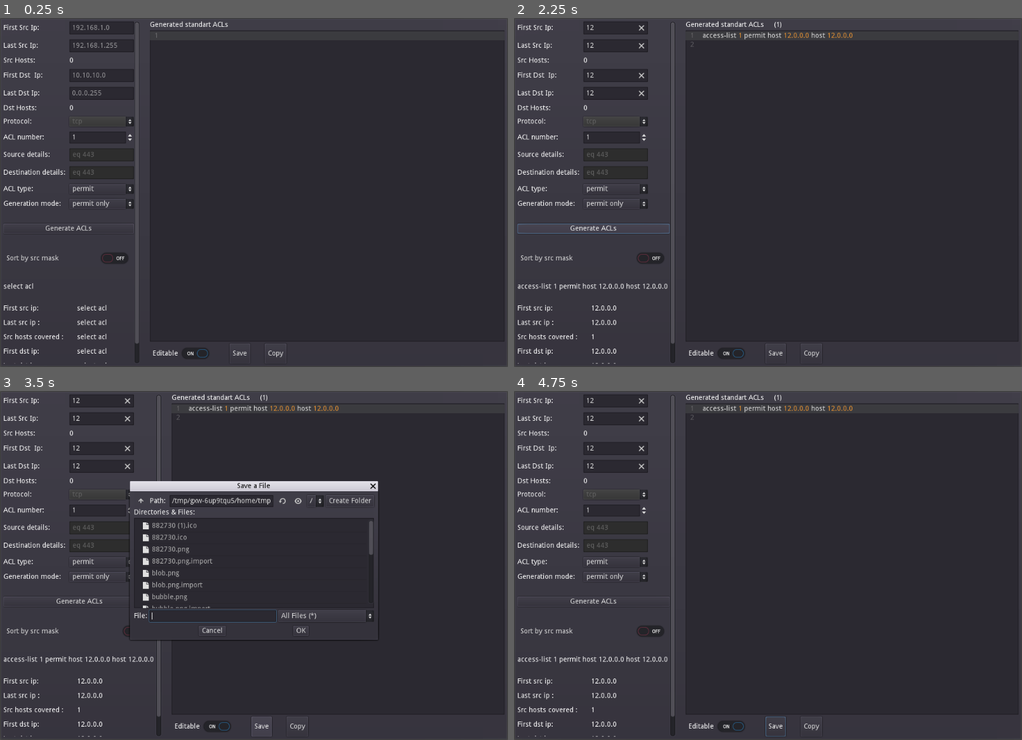
Above: before the commit, frames 1-4 (two rows, left to right).
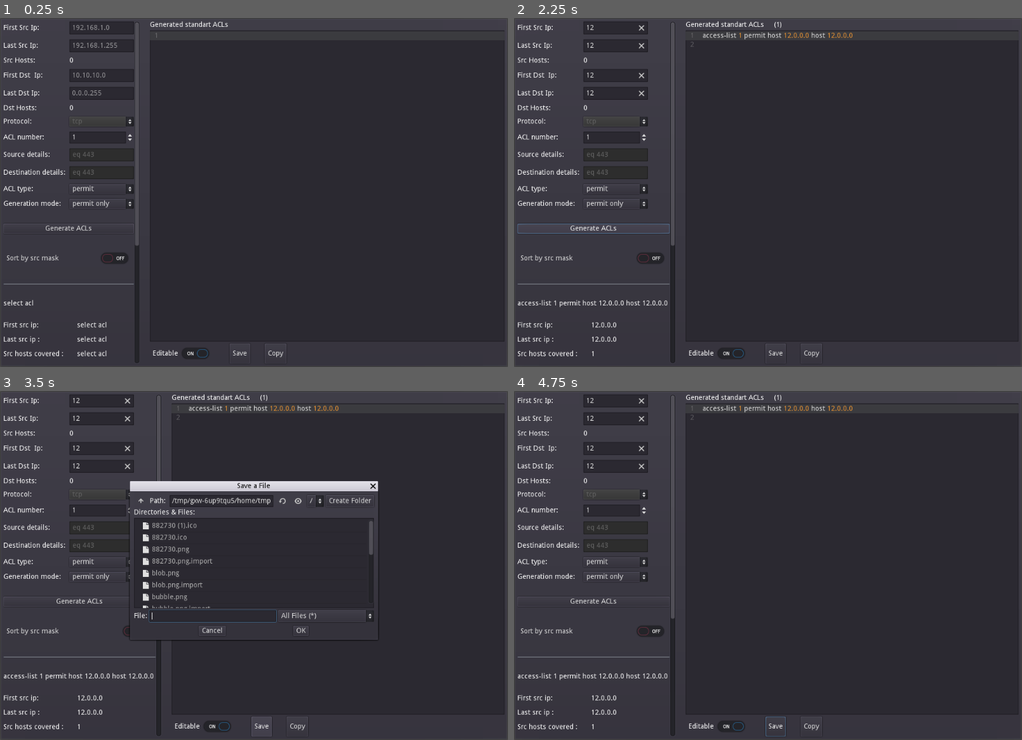
Above: after the commit, the same moments.

Repository: DetrembleurArthur/Acls-Maker
Game: Godot game, scene res://gui.tscn
Two runs of this game, one before a commit and one after it. Both use one fixed random seed, a clock stepped at 60 frames per second and the inputs below.
Inputs (mouse positions are in pixels of both pictures, inside the frame that each line leads up to):
- Up to frame 1 (0.25 s): no input
- Up to frame 2 (2.25 s): click (615, 28) at 0.52 s; type "12" at 0.6 s; click (615, 45) at 0.75 s; type "12" at 0.83 s; click (615, 73) at 0.98 s; type "12" at 1.07 s; click (615, 94) at 1.27 s; type "12" at 1.35 s; click (839, 185) at 1.5 s; type "Alex" at 1.58 s; click "Generate ACLs" at 2 s
- Up to frame 3 (3.5 s): click "Save" at 2.75 s
- Up to frame 4 (4.75 s): click "OK" at 3.5 s; click "OK" at 4.25 s

The runs differ from the first frame. In frame 1, 1.0% of the frame differs, in the area x 0-28%, y 65-100%; in frame 2, 1.2%, in the area x 0-32%, y 65-100%; in frame 3, 1.1%; in frame 4, 1.2%.

Commit message:
test acl feature

Diff:
--- a/gui.gd
+++ b/gui.gd
@@ -25,8 +25,8 @@
 	update_src_hosts_number()
 	update_dst_hosts_number()
 
-func get_value(var ip : String):
-	var value = 0
+func get_value(var ip : String) -> int:
+	var value := 0
 	var i = 0
 	var split = ip.rsplit(".", false, 4)
 	for s in split:
@@ -284,3 +284,47 @@
 		first_dst_details.text = dst['ip-str']
 		last_dst_details.text = to_str_ip(dst['ip-value'] + dst['mask-value'])
 		destination_hosts.text = String(dst['mask-value'] + 1) if dst['ip-value'] != 0 else "all"
+
+
+
+func test_current_acls(var src_ip : String, var dst_ip : String):
+	var src_value := get_value(src_ip)
+	var dst_value := get_value(dst_ip)
+	var i := 0
+	for acl in current_acls:
+		var action = acl['action']
+		var src_acl = acl['src']
+		var dst_acl = acl['dst']
+		var src_or_op = src_acl['ip-value'] | src_acl['mask-value']
+		if src_value | src_acl['mask-value'] == src_or_op or src_acl['ip-value'] == 0:
+			var dst_or_op = dst_acl['ip-value'] | dst_acl['mask-value']
+			if dst_value | dst_acl['mask-value'] == dst_or_op or dst_acl['ip-value'] == 0:
+				output_acls.cursor_set_line(i)
+				return {
+					"action" : action,
+					"acl_number" : i + 1,
+					"acl_calculated" : i + 1,
+					"acl_triggered" : output_acls.get_line(i)
+				}
+		i += 1
+	return {
+		"action" : "deny (implicit)",
+		"acl_number" : i + 1,
+		"acl_calculated" : i + 1,
+		"acl_triggered" : "deny any any"
+	}
+
+onready var action_triggered := $PanelContainer/HBoxContainer/ScrollContainer/VBoxContainer/GridContainer3/ActionTriggered
+onready var acl_number_triggered := $PanelContainer/HBoxContainer/ScrollContainer/VBoxContainer/GridContainer3/AclNumberTriggered
+onready var acl_triggered := $PanelContainer/HBoxContainer/ScrollContainer/VBoxContainer/GridContainer3/AclTriggered
+onready var acl_calculated := $PanelContainer/HBoxContainer/ScrollContainer/VBoxContainer/GridContainer3/AclCalculated
+
+onready var test_src_ip := $PanelContainer/HBoxContainer/ScrollContainer/VBoxContainer/TestAclContainer1/TestSrcIp
+onready var test_dst_ip := $PanelContainer/HBoxContainer/ScrollContainer/VBoxContainer/TestAclContainer1/TestDstIp
+
+func _on_TestAclButton_pressed():
+	var result = test_current_acls(test_src_ip.text, test_dst_ip.text)
+	action_triggered.text = result['action']
+	acl_number_triggered.text = String(result['acl_number'])
+	acl_triggered.text = result['acl_triggered']
+	acl_calculated.text = String(result['acl_calculated'])
--- a/gui.tscn
+++ b/gui.tscn
@@ -25,7 +25,7 @@
 
 [node name="VBoxContainer" type="VBoxContainer" parent="PanelContainer/HBoxContainer/ScrollContainer"]
 margin_right = 263.0
-margin_bottom = 731.0
+margin_bottom = 1057.0
 custom_constants/separation = 30
 
 [node name="GridContainer" type="GridContainer" parent="PanelContainer/HBoxContainer/ScrollContainer/VBoxContainer"]
@@ -251,16 +251,21 @@
 margin_bottom = 498.0
 text = "Sort by src mask"
 
+[node name="HSeparator" type="HSeparator" parent="PanelContainer/HBoxContainer/ScrollContainer/VBoxContainer"]
+margin_top = 528.0
+margin_right = 263.0
+margin_bottom = 532.0
+
 [node name="SelectedAcl" type="Label" parent="PanelContainer/HBoxContainer/ScrollContainer/VBoxContainer"]
-margin_top = 528.0
-margin_right = 263.0
-margin_bottom = 542.0
+margin_top = 562.0
+margin_right = 263.0
+margin_bottom = 576.0
 text = "select acl"
 
 [node name="GridContainer2" type="GridContainer" parent="PanelContainer/HBoxContainer/ScrollContainer/VBoxContainer"]
-margin_top = 572.0
-margin_right = 263.0
-margin_bottom = 731.0
+margin_top = 606.0
+margin_right = 263.0
+margin_bottom = 765.0
 custom_constants/vseparation = 15
 custom_constants/hseparation = 20
 columns = 2
@@ -348,6 +353,119 @@
 margin_right = 209.0
 margin_bottom = 159.0
 text = "select acl"
+
+[node name="HSeparator2" type="HSeparator" parent="PanelContainer/HBoxContainer/ScrollContainer/VBoxContainer"]
+margin_top = 795.0
+margin_right = 263.0
+margin_bottom = 799.0
+
+[node name="TestAclContainer1" type="GridContainer" parent="PanelContainer/HBoxContainer/ScrollContainer/VBoxContainer"]
+margin_top = 829.0
+margin_right = 263.0
+margin_bottom = 891.0
+custom_constants/vseparation = 10
+columns = 2
+
+[node name="Label" type="Label" parent="PanelContainer/HBoxContainer/ScrollContainer/VBoxContainer/TestAclContainer1"]
+margin_top = 6.0
+margin_right = 46.0
+margin_bottom = 20.0
+text = "Src ip: "
+
+[node name="TestSrcIp" type="LineEdit" parent="PanelContainer/HBoxContainer/ScrollContainer/VBoxContainer/TestAclContainer1"]
+margin_left = 50.0
+margin_right = 180.0
+margin_bottom = 26.0
+rect_min_size = Vector2( 130, 0 )
+hint_tooltip = "Put the first ip address here"
+max_length = 15
+clear_button_enabled = true
+placeholder_text = "192.168.1.1"
+caret_blink = true
+caret_blink_speed = 0.5
+
+[node name="Label2" type="Label" parent="PanelContainer/HBoxContainer/ScrollContainer/VBoxContainer/TestAclContainer1"]
+margin_top = 42.0
+margin_right = 46.0
+margin_bottom = 56.0
+text = "Dst ip: "
+
+[node name="TestDstIp" type="LineEdit" parent="PanelContainer/HBoxContainer/ScrollContainer/VBoxContainer/TestAclContainer1"]
+margin_left = 50.0
+margin_top = 36.0
+margin_right = 180.0
+margin_bottom = 62.0
+rect_min_size = Vector2( 130, 0 )
+hint_tooltip = "Put the first ip address here"
+max_length = 15
+clear_button_enabled = true
+placeholder_text = "10.10.10.1"
+caret_blink = true
+caret_blink_speed = 0.5
+
+[node name="TestAclButton" type="Button" parent="PanelContainer/HBoxContainer/ScrollContainer/VBoxContainer"]
+margin_top = 921.0
+margin_right = 263.0
+margin_bottom = 941.0
+text = "Test ACL"
+
+[node name="GridContainer3" type="GridContainer" parent="PanelContainer/HBoxContainer/ScrollContainer/VBoxContainer"]
+margin_top = 971.0
+margin_right = 263.0
+margin_bottom = 1057.0
+rect_pivot_offset = Vector2( 179, -220 )
+custom_constants/vseparation = 10
+columns = 2
+
+[node name="Label3" type="Label" parent="PanelContainer/HBoxContainer/ScrollContainer/VBoxContainer/GridContainer3"]
+margin_right = 147.0
+margin_bottom = 14.0
+text = "Action triggered: "
+
+[node name="ActionTriggered" type="Label" parent="PanelContainer/HBoxContainer/ScrollContainer/VBoxContainer/GridContainer3"]
+margin_left = 151.0
+margin_right = 217.0
+margin_bottom = 14.0
+text = "test an acl"
+
+[node name="Label5" type="Label" parent="PanelContainer/HBoxContainer/ScrollContainer/VBoxContainer/GridContainer3"]
+margin_top = 24.0
+margin_right = 147.0
+margin_bottom = 38.0
+text = "ACL number triggered: "
+
+[node name="AclNumberTriggered" type="Label" parent="PanelContainer/HBoxContainer/ScrollContainer/VBoxContainer/GridContainer3"]
+margin_left = 151.0
+margin_top = 24.0
+margin_right = 217.0
+margin_bottom = 38.0
+text = "test an acl"
+
+[node name="Label7" type="Label" parent="PanelContainer/HBoxContainer/ScrollContainer/VBoxContainer/GridContainer3"]
+margin_top = 48.0
+margin_right = 147.0
+margin_bottom = 62.0
+text = "ACL triggered: "
+
+[node name="AclTriggered" type="Label" parent="PanelContainer/HBoxContainer/ScrollContainer/VBoxContainer/GridContainer3"]
+margin_left = 151.0
+margin_top = 48.0
+margin_right = 217.0
+margin_bottom = 62.0
+text = "test an acl"
+
+[node name="Label9" type="Label" parent="PanelContainer/HBoxContainer/ScrollContainer/VBoxContainer/GridContainer3"]
+margin_top = 72.0
+margin_right = 147.0
+margin_bottom = 86.0
+text = "ACLs calculated: "
+
+[node name="AclCalculated" type="Label" parent="PanelContainer/HBoxContainer/ScrollContainer/VBoxContainer/GridContainer3"]
+margin_left = 151.0
+margin_top = 72.0
+margin_right = 217.0
+margin_bottom = 86.0
+text = "test an acl"
 
 [node name="VBoxContainer2" type="VBoxContainer" parent="PanelContainer/HBoxContainer"]
 margin_left = 295.0
@@ -435,6 +553,7 @@
 [connection signal="item_selected" from="PanelContainer/HBoxContainer/ScrollContainer/VBoxContainer/GridContainer/GenModeOptionButton" to="." method="_on_GenModeOptionButton_item_selected"]
 [connection signal="pressed" from="PanelContainer/HBoxContainer/ScrollContainer/VBoxContainer/Button" to="." method="_generated_acls_button"]
 [connection signal="toggled" from="PanelContainer/HBoxContainer/ScrollContainer/VBoxContainer/SortCheckBox" to="." method="_on_sort_by_mask_toggled"]
+[connection signal="pressed" from="PanelContainer/HBoxContainer/ScrollContainer/VBoxContainer/TestAclButton" to="." method="_on_TestAclButton_pressed"]
 [connection signal="cursor_changed" from="PanelContainer/HBoxContainer/VBoxContainer2/TextEdit" to="." method="_on_TextEdit_cursor_changed"]
 [connection signal="toggled" from="PanelContainer/HBoxContainer/VBoxContainer2/HBoxContainer/CheckButton" to="." method="_on_edit_checkbox"]
 [connection signal="pressed" from="PanelContainer/HBoxContainer/VBoxContainer2/HBoxContainer/Button" to="." method="_on_save_button"]
